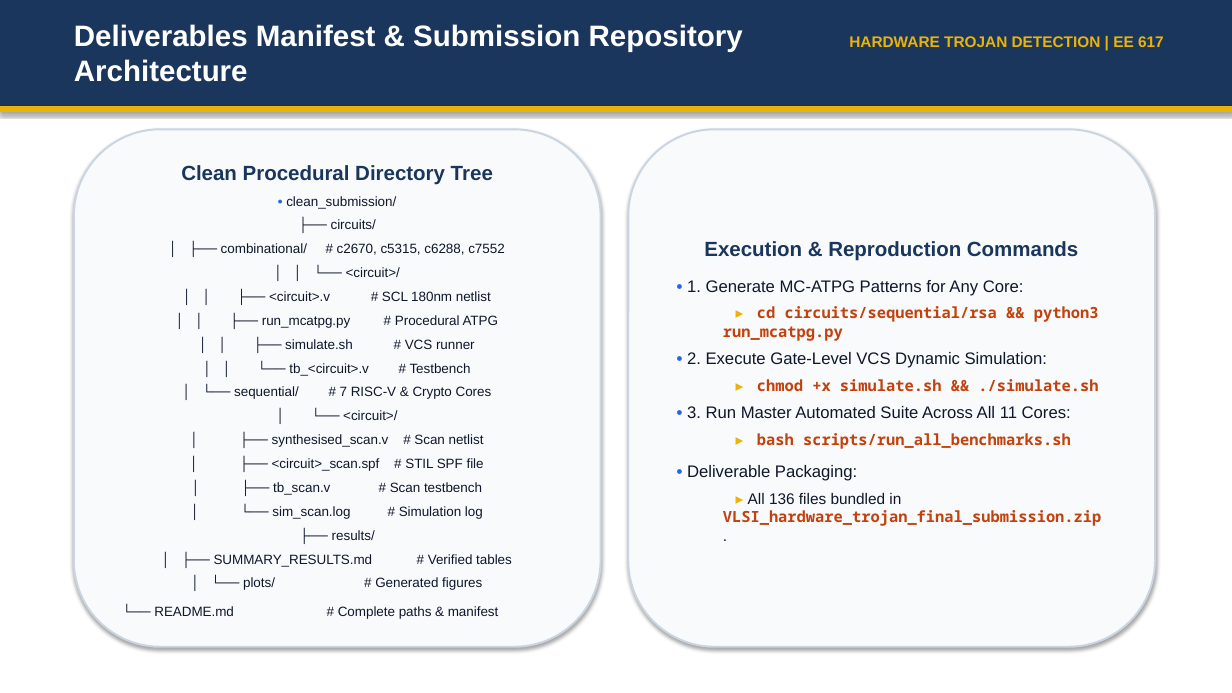
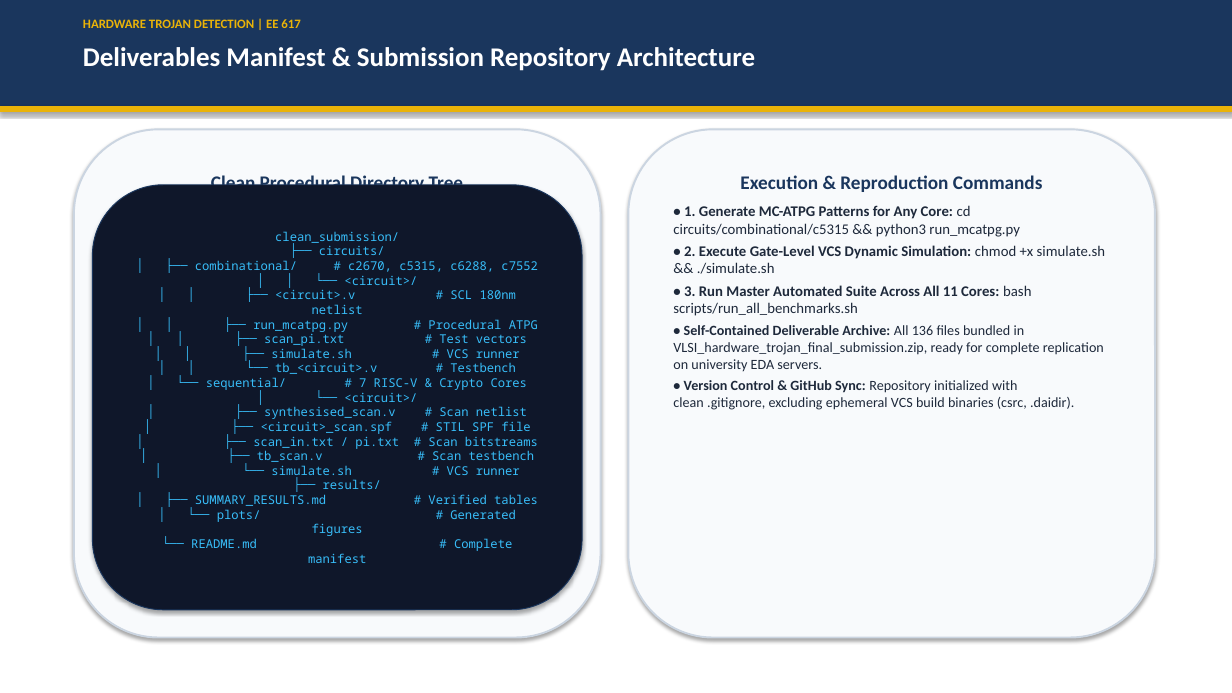
Before and after one commit to Vishalboliwal07/Hardware-Trojan, a slide deck: slide 24 of docs/Hardware_Trojan_Detection_Presentation_v2.pptx (slide 14 before the commit). Drawn at 1232x693 pixels with LibreOffice and Linux fonts; fonts in the diff are those of the drawing. Boxes give left, top, right and bottom in pixels: in the first picture for what was removed or moved away, otherwise in the second. Text is boxed around its words. In the diff, an @@ line names an element or a change of style, - is before the commit and + after.

Commit message:
Fix submission test patterns, update 25-slide deck, video script, and grounded future work roadmap

```diff
--- a/docs/Hardware_Trojan_Detection_Presentation_v2.pptx
+++ b/docs/Hardware_Trojan_Detection_Presentation_v2.pptx
@@ text "HARDWARE TROJAN DETECTION | EE ..." moved from (x1=849, y1=36, x2=1164, y2=47) to (x1=83, y1=19, x2=300, y2=28) @@
@@ text "HARDWARE TROJAN DETECTION | EE ..." at (x1=83, y1=19, x2=300, y2=28): size 12 to 10 pt, font Arial to Calibri; alignment right to left @@
@@ text "Deliverables Manifest & Submission Repository ..." moved from (x1=74, y1=24, x2=743, y2=82) to (x1=83, y1=47, x2=755, y2=71) @@
@@ text "Deliverables Manifest & Submission Repository ..." at (x1=83, y1=47, x2=755, y2=71): size 23 to 21 pt, font Arial to Calibri @@
@@ rounded rectangle added at (x1=74, y1=129, x2=601, y2=638), fill #F8FAFC, outline #CBD5E1 1.5 pt, 15 pt, text #1A365D, bold @@
+Clean Procedural Directory Tree
@@ rounded rectangle "Execution & Reproduction Commands" resized from (x1=628, y1=129, x2=1155, y2=647) to (x1=628, y1=129, x2=1155, y2=638) @@
@@ rounded rectangle "Execution & Reproduction Commands" at (x1=628, y1=129, x2=1155, y2=638): vertical alignment middle to top @@
@@ text in rounded rectangle at (x1=740, y1=175, x2=1043, y2=192): size 16 to 15 pt, font Arial to Calibri in "Execution & Reproduction Commands" @@
@@ rounded rectangle "clean_submission/ ├── circuits/ │ ├── ..." resized from (x1=74, y1=129, x2=601, y2=647) to (x1=92, y1=185, x2=582, y2=610) @@
@@ rounded rectangle "clean_submission/ ├── circuits/ │ ├── ..." at (x1=92, y1=185, x2=582, y2=610): fill #F8FAFC to #0F172A; outline #CBD5E1 1.5 pt to #1A365D 0.75 pt @@
@@ text in rounded rectangle at (x1=673, y1=205, x2=1105, y2=410): text changed; size 12 to 11 pt; font Arial to Calibri; text colour #0F172A to #1E293B; bold off @@
-• 1. Generate MC-ATPG Patterns for Any Core:
-  ▸ cd circuits/sequential/rsa && python3 run_mcatpg.py
-• 2. Execute Gate-Level VCS Dynamic Simulation:
-  ▸ chmod +x simulate.sh && ./simulate.sh
-• 3. Run Master Automated Suite Across All 11 Cores:
-  ▸ bash scripts/run_all_benchmarks.sh
-• Deliverable Packaging:
-  ▸ All 136 files bundled in VLSI_hardware_trojan_final_submission.zip .
+• 1. Generate MC-ATPG Patterns for Any Core: cd circuits/combinational/c5315 && python3 run_mcatpg.py
+• 2. Execute Gate-Level VCS Dynamic Simulation: chmod +x simulate.sh && ./simulate.sh
+• 3. Run Master Automated Suite Across All 11 Cores: bash scripts/run_all_benchmarks.sh
+• Self-Contained Deliverable Archive: All 136 files bundled in VLSI_hardware_trojan_final_submission.zip, ready for complete replication on university EDA servers.
+• Version Control & GitHub Sync: Repository initialized with clean .gitignore, excluding ephemeral VCS build binaries (csrc, .daidir).
@@ text in rounded rectangle at (x1=191, y1=231, x2=538, y2=563): text changed; size 10.5 to 9.5 pt; font Arial to Noto Sans Mono; text colour #0F172A to #38BDF8 @@
-Clean Procedural Directory Tree
-• clean_submission/
-├── circuits/
-│ ├── combinational/ # c2670, c5315, c6288, c7552
-│ │ └── <circuit>/
-│ │ ├── <circuit>.v # SCL 180nm netlist
-│ │ ├── run_mcatpg.py # Procedural ATPG
-│ │ ├── simulate.sh # VCS runner
-│ │ └── tb_<circuit>.v # Testbench
-│ └── sequential/ # 7 RISC-V & Crypto Cores
-│ └── <circuit>/
-│ ├── synthesised_scan.v # Scan netlist
-│ ├── <circuit>_scan.spf # STIL SPF file
-│ ├── tb_scan.v # Scan testbench
-│ └── sim_scan.log # Simulation log
-├── results/
-│ ├── SUMMARY_RESULTS.md # Verified tables
-│ └── plots/ # Generated figures
-└── README.md # Complete paths & manifest
+clean_submission/
+├── circuits/
+│ ├── combinational/ # c2670, c5315, c6288, c7552
+│ │ └── <circuit>/
+│ │ ├── <circuit>.v # SCL 180nm netlist
+│ │ ├── run_mcatpg.py # Procedural ATPG
+│ │ ├── scan_pi.txt # Test vectors
+│ │ ├── simulate.sh # VCS runner
+│ │ └── tb_<circuit>.v # Testbench
+│ └── sequential/ # 7 RISC-V & Crypto Cores
+│ └── <circuit>/
+│ ├── synthesised_scan.v # Scan netlist
+│ ├── <circuit>_scan.spf # STIL SPF file
+│ ├── scan_in.txt / pi.txt # Scan bitstreams
+│ ├── tb_scan.v # Scan testbench
+│ └── simulate.sh # VCS runner
+├── results/
+│ ├── SUMMARY_RESULTS.md # Verified tables
+│ └── plots/ # Generated figures
+└── README.md # Complete manifest
```
Also in this commit, not shown: 4 other slides changed, 20 slides added, 10 slides removed, 7 other files.
